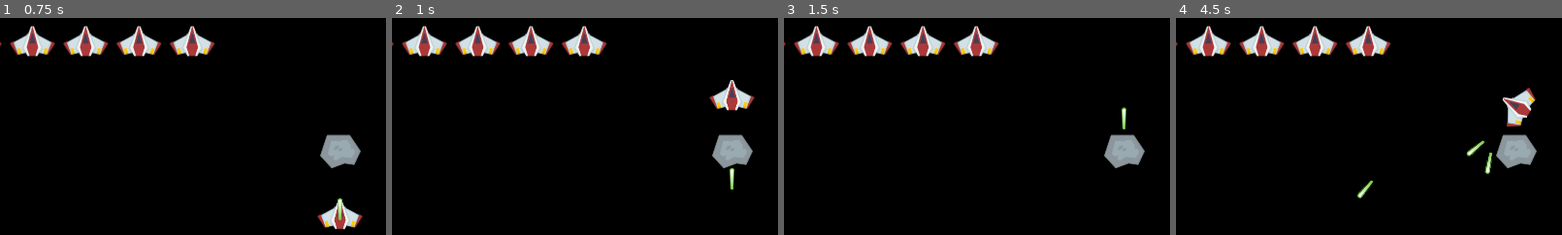
Above: before the commit, frames 1-4 (left to right).
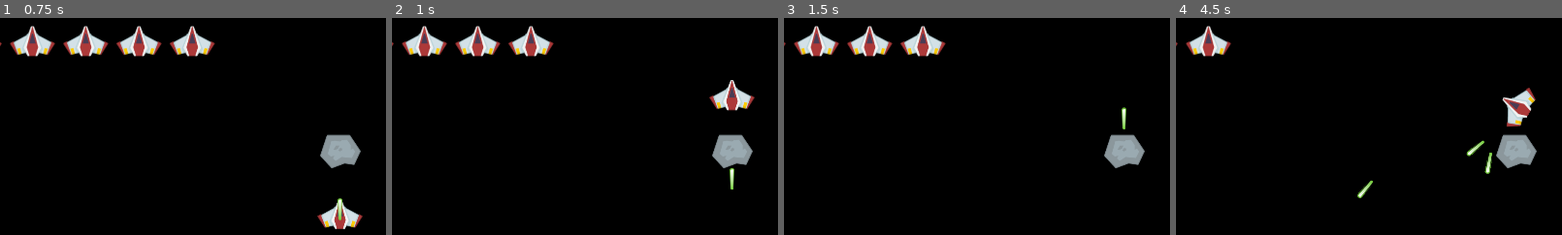
Above: after the commit, the same moments.

Repository: Dripcoding/godot-asteroids
Game: Godot game, scene res://game.tscn
Same seed, same stepped clock (60 frames per second), same inputs: the game is played once before the commit and once after it.
Inputs:
- Up to frame 1 (0.75 s): tap Enter at 0.5 s; hold W (up) from 0.53 s (still down); tap Space (shoot) at 0.6 s
- Up to frame 2 (1 s): keep holding W (up)
- Up to frame 3 (1.5 s): keep holding W (up); tap Space (shoot) at 1.35 s
- Up to frame 4 (4.5 s): release W (up) at 2.03 s; hold A (left) 2.03-3.53 s; tap Space (shoot) at 2.1, 2.85, 3.5, 3.6, 4.35 s; hold S (down) 3.53-4.28 s; hold D (right) from 4.28 s (still down)
The pictures show only the part of the screen within x 7-57%, y 0-50%; the shares and areas given below are measured in that part.

Frame 1 is identical in both runs. In frame 2, 0.9% of the frame differs, in the area x 43-56%, y 3-18%; in frame 3, 0.9%; in frame 4, 2.8%, in the area x 16-56%, y 3-18%.

Commit message:
update health ui when player takes damage

Diff:
--- a/game.gd
+++ b/game.gd
@@ -13,6 +13,7 @@
 		ship_icon.stretch_mode = TextureRect.STRETCH_KEEP_ASPECT
 		%HealthContainer.add_child(ship_icon)
 
+	%Player.damage_taken.connect(_on_player_take_damage)
 	%Player.health_depleted.connect(_on_player_health_depleted)
 
 
@@ -22,5 +23,10 @@
 		%ScoreLabel.text = "Score: " + str(int(time_elapsed))
 
 
+func _on_player_take_damage() -> void:
+	if %HealthContainer.get_child_count() > 0:
+		%HealthContainer.get_child(-1).queue_free()
+
+
 func _on_player_health_depleted() -> void:
 	is_game_active = false
--- a/player.gd
+++ b/player.gd
@@ -1,6 +1,7 @@
 extends CharacterBody2D
 
 signal health_depleted
+signal damage_taken
 
 @export var speed: float = 300.0
 @export var ship_rotation: float = 10.0
@@ -56,5 +57,6 @@
 	print('taking damage from asteroid')
 	health -= 1
 	print('health ' + str(health))
+	damage_taken.emit()
 	if health <= 0:
 		health_depleted.emit()
